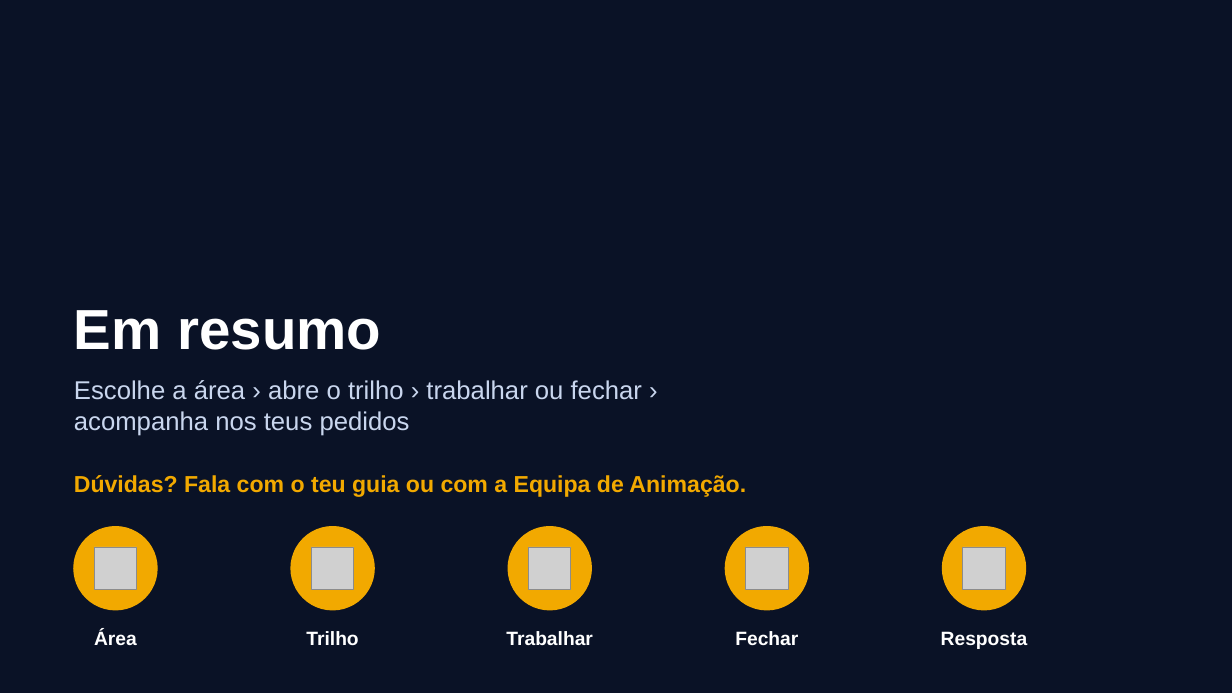
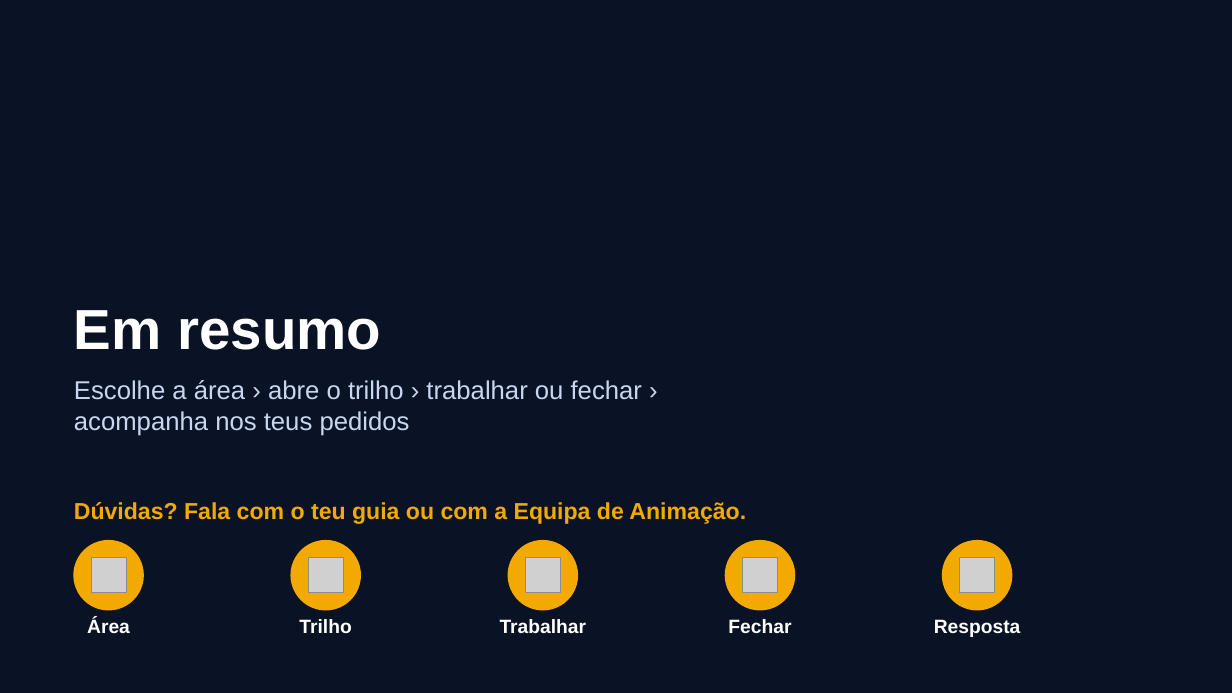
Before and after one commit to jacorreia200218-star/Sistema-Progresso, a slide deck: slide 17 of docs/apresentacao/Pioneiros-app-apresentacao.pptx. Drawn at 1232x693 pixels with LibreOffice and Linux fonts; fonts in the diff are those of the drawing; grey boxes stand for pictures. Boxes give left, top, right and bottom in pixels: in the first picture for what was removed or moved away, otherwise in the second. Text is boxed around its words. In the diff, an @@ line names an element or a change of style, - is before the commit and + after.

```diff
--- a/docs/apresentacao/Pioneiros-app-apresentacao.pptx
+++ b/docs/apresentacao/Pioneiros-app-apresentacao.pptx
@@ text "Dúvidas? Fala com o teu ...": place and size @@
-text "Dúvidas? Fala com o teu ..." at bbox=[74, 475, 746, 497]
+text "Dúvidas? Fala com o teu ..." at bbox=[74, 502, 746, 524]
@@ ellipse: place and size @@
-ellipse at bbox=[74, 527, 157, 610]
+ellipse at bbox=[74, 541, 143, 610]
@@ picture: place and size @@
-picture at bbox=[94, 547, 137, 590]
+picture at bbox=[91, 558, 126, 593]
@@ ellipse: place and size @@
-ellipse at bbox=[291, 527, 374, 610]
+ellipse at bbox=[291, 541, 360, 610]
@@ picture: place and size @@
-picture at bbox=[311, 547, 354, 590]
+picture at bbox=[308, 558, 343, 593]
@@ ellipse: place and size @@
-ellipse at bbox=[508, 527, 592, 610]
+ellipse at bbox=[508, 541, 578, 610]
@@ picture: place and size @@
-picture at bbox=[529, 547, 571, 590]
+picture at bbox=[525, 558, 560, 593]
@@ ellipse: place and size @@
-ellipse at bbox=[726, 527, 809, 610]
+ellipse at bbox=[726, 541, 795, 610]
@@ picture: place and size @@
-picture at bbox=[746, 547, 788, 590]
+picture at bbox=[743, 558, 778, 593]
@@ ellipse: place and size @@
-ellipse at bbox=[943, 527, 1026, 610]
+ellipse at bbox=[943, 541, 1012, 610]
@@ picture: place and size @@
-picture at bbox=[963, 547, 1006, 590]
+picture at bbox=[959, 558, 994, 593]
@@ text "Área": place and size @@
-text "Área" at bbox=[94, 630, 137, 645]
+text "Área" at bbox=[87, 618, 130, 633]
@@ text "Trilho": place and size @@
-text "Trilho" at bbox=[306, 631, 358, 646]
+text "Trilho" at bbox=[299, 619, 351, 633]
@@ text "Trabalhar": place and size @@
-text "Trabalhar" at bbox=[506, 631, 593, 645]
+text "Trabalhar" at bbox=[500, 619, 587, 633]
@@ text "Fechar": place and size @@
-text "Fechar" at bbox=[735, 631, 798, 645]
+text "Fechar" at bbox=[728, 619, 791, 633]
@@ text "Resposta": place and size @@
-text "Resposta" at bbox=[941, 631, 1028, 649]
+text "Resposta" at bbox=[934, 619, 1021, 637]
```
Also in this commit, not shown: 16 other slides changed, 3 other files.
